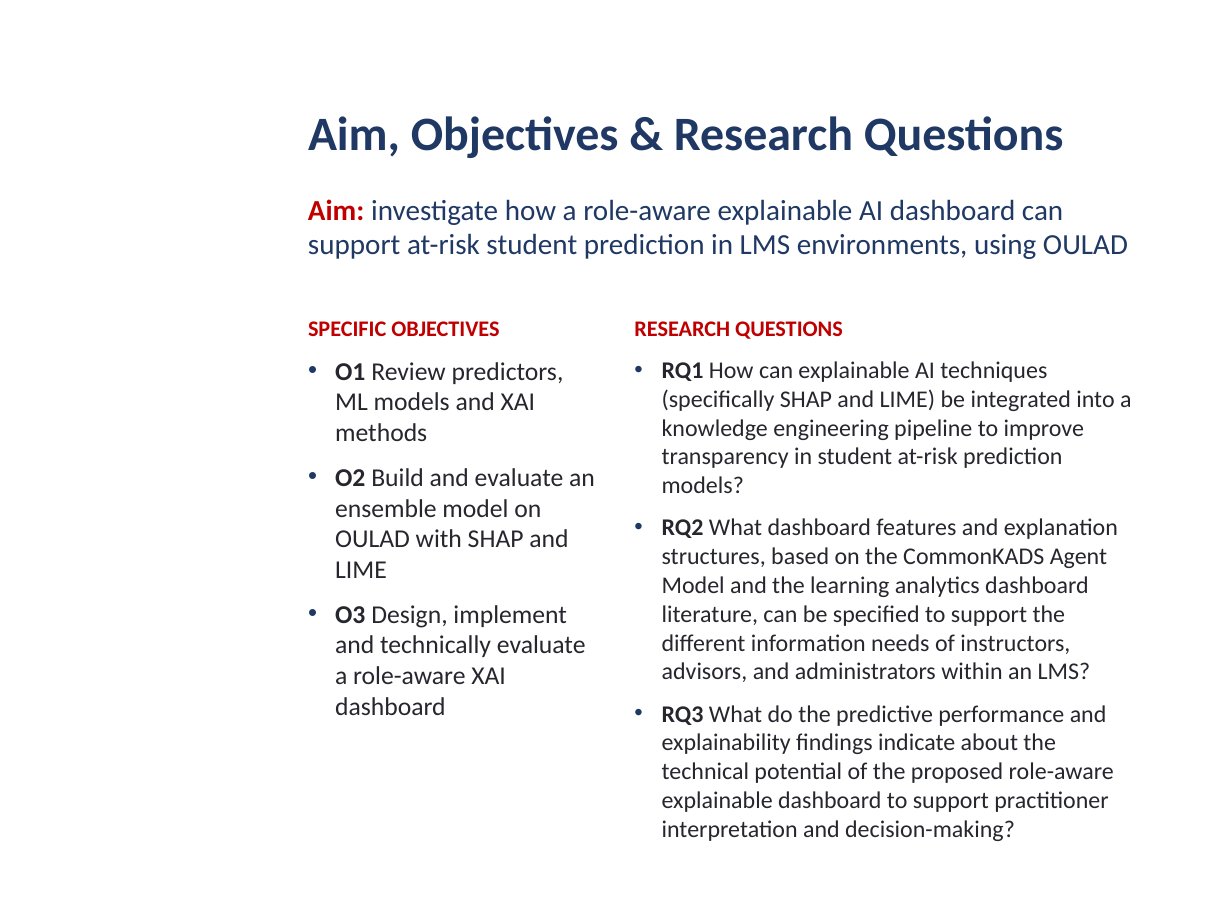
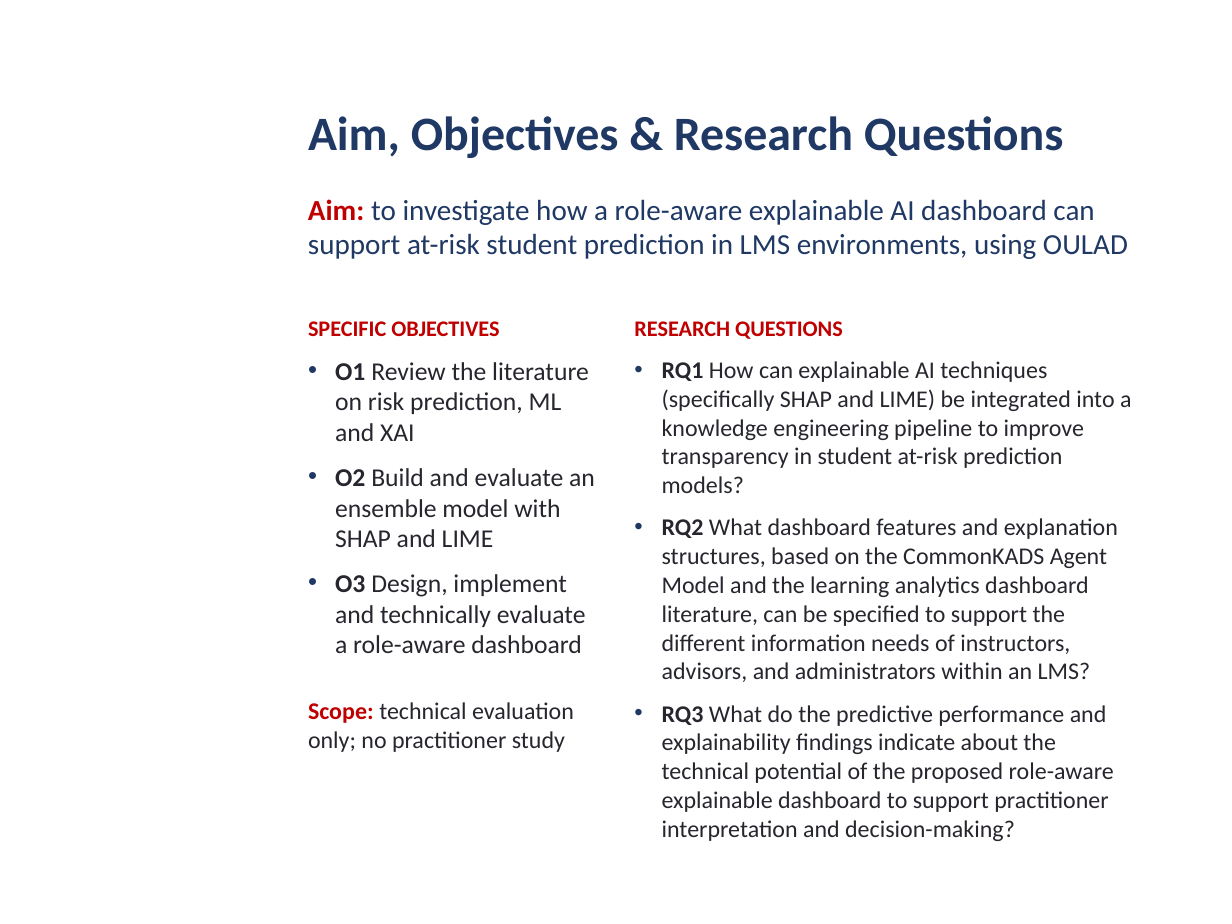
Before and after one commit to daniel-larry/python-run-result, a slide deck: slide 4 of Internal_Defense_Presentation.pptx. Drawn at 1232x924 pixels with LibreOffice and Linux fonts; fonts in the diff are those of the drawing; background and template pictures are left out. Boxes give left, top, right and bottom in pixels: in the first picture for what was removed or moved away, otherwise in the second. Text is boxed around its words. In the diff, an @@ line names an element or a change of style, - is before the commit and + after.

```diff
--- a/Internal_Defense_Presentation.pptx
+++ b/Internal_Defense_Presentation.pptx
@@ text at bbox=[308, 199, 1128, 259]: text changed @@
-Aim: investigate how a role-aware explainable AI dashboard can support at-risk student prediction in LMS environments, using OULAD
+Aim: to investigate how a role-aware explainable AI dashboard can support at-risk student prediction in LMS environments, using OULAD
@@ text at bbox=[335, 362, 595, 653]: text changed @@
-• O1 Review predictors, ML models and XAI methods
-• O2 Build and evaluate an ensemble model on OULAD with SHAP and LIME
-• O3 Design, implement and technically evaluate a role-aware XAI dashboard
+• O1 Review the literature on risk prediction, ML and XAI
+• O2 Build and evaluate an ensemble model with SHAP and LIME
+• O3 Design, implement and technically evaluate a role-aware dashboard
@@ text added at bbox=[308, 702, 574, 752], 14 pt, text #26262E @@
+Scope: technical evaluation only; no practitioner study
```
Also in this commit, not shown: 10 other slides changed.
